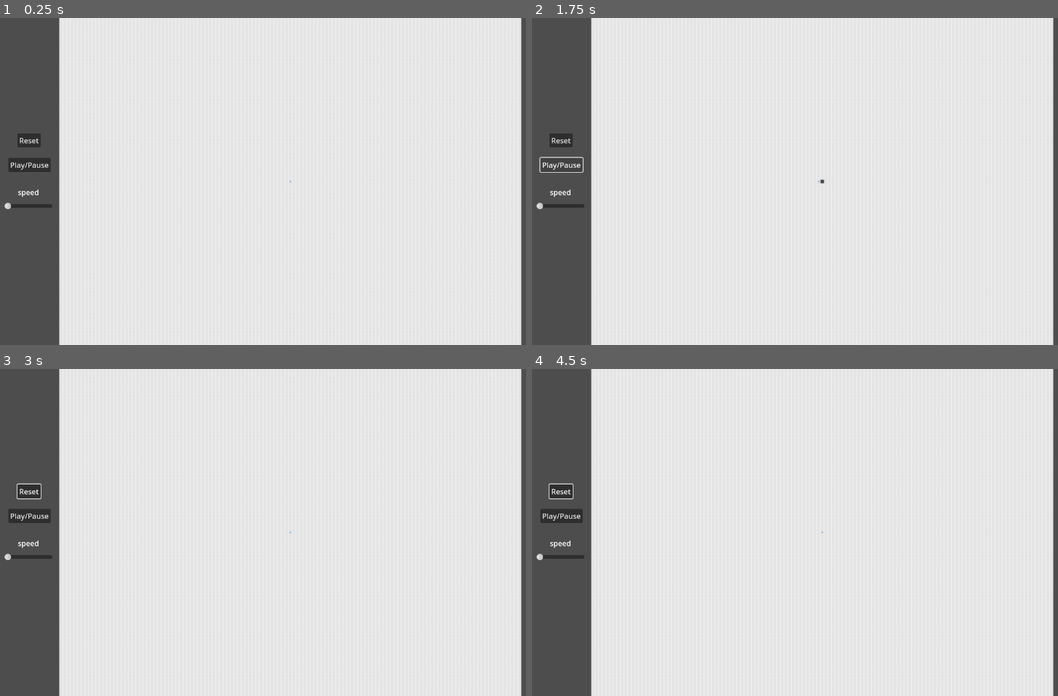
Above: before the commit, frames 1-4 (two rows, left to right).
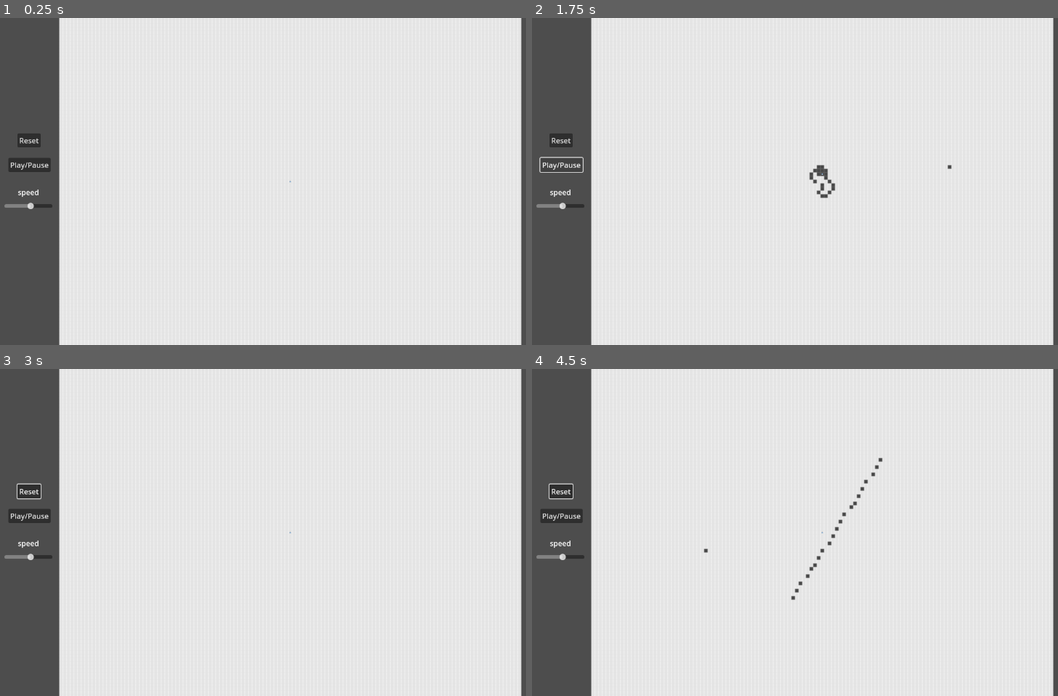
Above: after the commit, the same moments.

Repository: toucam87/LangtonAnts
Game: Godot game, scene res://Main Scene/world.tscn
Same seed, same stepped clock (60 frames per second), same inputs: the game is played once before the commit and once after it.
Inputs (mouse positions are in pixels of both pictures, inside the frame that each line leads up to):
- Up to frame 1 (0.25 s): no input
- Up to frame 2 (1.75 s): tap Enter at 0.5 s; move the mouse to (952, 165) at 0.52 s; press the mouse at (952, 165) at 0.53 s; right-click (952, 165) at 0.8 s; release the mouse at (952, 165) at 1.25 s; click "Play/Pause" at 1.25 s
- Up to frame 3 (3 s): click "Reset" at 2 s; move the mouse to (173, 548) at 2.77 s; right-click (173, 548) at 2.85 s
- Up to frame 4 (4.5 s): click (705, 548) at 3.05 s; move the mouse to (879, 460) at 3.52 s; press the mouse at (879, 460) at 3.53 s; right-click (879, 460) at 3.8 s; move the mouse to (795, 597) at 4.27 s; release the mouse at (795, 597) at 4.28 s; right-click (795, 597) at 4.35 s

The runs differ from the first frame. In frame 1, less than 0.1% of the frame differs, in the area x 0-7%, y 56-59%; in frame 2, 0.3%; in frame 3, less than 0.1%; in frame 4, 0.3%, in the area x 0-67%, y 27-71%.

Commit message:
v0.0.2 painting tiles black
mouse manager singleton, which translates mouse events into global positions and pressed bools. interpolates between frames to have a smoother drawing ability.

clicking on the board now paints the tiles black.

Diff:
--- a/Board/board_tilemap.gd
+++ b/Board/board_tilemap.gd
@@ -5,6 +5,10 @@
 signal board_size_changed(size)
 
 enum {WHITE, BLACK, BLUE, RED, YELLOW, GREEN, ORANGE, PURPLE}
+
+var active_color = 1
+var is_painting_tiles = true
+var old_mouse_pos = null
 
 func initialize_map(size):
 	for i in range(size):
@@ -18,3 +22,13 @@
 
 func swap_tile(coord :Vector2i, new_color : int):
 	set_cell(0, coord, 0, Vector2i(new_color, 0))
+
+
+func _input(_event: InputEvent) -> void:
+	if Mouse.left_click_pressed == true:
+		var points_to_paint = Mouse.lerped_mouse_positions
+		points_to_paint.append(Mouse.mouse_pos)
+		for point in points_to_paint:
+			var map_point = local_to_map(to_local(point))
+			if get_cell_source_id(0, map_point) != -1:
+				swap_tile(map_point, active_color)
--- a/Board/board_tilemap.tscn
+++ b/Board/board_tilemap.tscn
@@ -7,23 +7,40 @@
 texture = ExtResource("1_wuy0l")
 texture_region_size = Vector2i(128, 128)
 0:0/0 = 0
+0:0/0/physics_layer_0/linear_velocity = Vector2(0, 0)
+0:0/0/physics_layer_0/angular_velocity = 0.0
 1:0/0 = 0
+1:0/0/physics_layer_0/linear_velocity = Vector2(0, 0)
+1:0/0/physics_layer_0/angular_velocity = 0.0
 1:0/0/custom_data_0 = 1
 2:0/0 = 0
+2:0/0/physics_layer_0/linear_velocity = Vector2(0, 0)
+2:0/0/physics_layer_0/angular_velocity = 0.0
 2:0/0/custom_data_0 = 2
 3:0/0 = 0
+3:0/0/physics_layer_0/linear_velocity = Vector2(0, 0)
+3:0/0/physics_layer_0/angular_velocity = 0.0
 3:0/0/custom_data_0 = 3
 4:0/0 = 0
+4:0/0/physics_layer_0/linear_velocity = Vector2(0, 0)
+4:0/0/physics_layer_0/angular_velocity = 0.0
 4:0/0/custom_data_0 = 4
 5:0/0 = 0
+5:0/0/physics_layer_0/linear_velocity = Vector2(0, 0)
+5:0/0/physics_layer_0/angular_velocity = 0.0
 5:0/0/custom_data_0 = 5
 6:0/0 = 0
+6:0/0/physics_layer_0/linear_velocity = Vector2(0, 0)
+6:0/0/physics_layer_0/angular_velocity = 0.0
 6:0/0/custom_data_0 = 6
 7:0/0 = 0
+7:0/0/physics_layer_0/linear_velocity = Vector2(0, 0)
+7:0/0/physics_layer_0/angular_velocity = 0.0
 7:0/0/custom_data_0 = 7
 
 [sub_resource type="TileSet" id="TileSet_etp74"]
 tile_size = Vector2i(128, 128)
+physics_layer_0/collision_layer = 1
 custom_data_layer_0/name = "ColorID"
 custom_data_layer_0/type = 2
 sources/0 = SubResource("TileSetAtlasSource_clall")
--- a/Main Scene/Camera2D.gd
+++ b/Main Scene/Camera2D.gd
@@ -1,6 +1,4 @@
 extends Camera2D
-
-
 
 func adjust_zoom(board_size):
 	if board_size <= 4:
@@ -14,6 +12,7 @@
 	else:
 		zoom = Vector2(1/16.0, 1/16.0)
 
+	Mouse.camera_zoom = 1.0 / zoom.x
 
 
 func _on_game_board_board_size_changed(size) -> void:
--- /dev/null
+++ b/Main Scene/SpeedSlider.gd
@@ -0,0 +1,5 @@
+extends HSlider
+
+
+func _ready() -> void:
+	value_changed.emit(value)
--- a/Main Scene/game_board.gd
+++ b/Main Scene/game_board.gd
@@ -39,7 +39,7 @@
 	board.swap_tile(coordinate, new_color)
 
 
-func _on_ant_move_requested(ant, old_coordinate, requested_coordinate) -> void:
+func _on_ant_move_requested(_ant, _old_coordinate, requested_coordinate) -> void:
 	if board.get_cell_source_id(0, requested_coordinate) != -1 :
 		place_ant(requested_coordinate)
 
--- a/Main Scene/world.tscn
+++ b/Main Scene/world.tscn
@@ -1,7 +1,8 @@
-[gd_scene load_steps=3 format=3 uid="uid://bwwgw81vfedfh"]
+[gd_scene load_steps=4 format=3 uid="uid://bwwgw81vfedfh"]
 
 [ext_resource type="Script" path="res://Main Scene/Camera2D.gd" id="1_33pa6"]
 [ext_resource type="PackedScene" uid="uid://c8sm1h0ecovfc" path="res://Main Scene/game_board.tscn" id="1_37bbv"]
+[ext_resource type="Script" path="res://Main Scene/SpeedSlider.gd" id="3_wmstk"]
 
 [node name="World" type="Node"]
 
@@ -21,7 +22,8 @@
 offset_bottom = 448.0
 min_value = 1.0
 max_value = 10.0
-value = 1.0
+value = 6.0
+script = ExtResource("3_wmstk")
 
 [node name="SpeedLabel" type="Label" parent="CanvasLayer/SpeedSlider"]
 layout_mode = 0
--- /dev/null
+++ b/Singletons/mouse.gd
@@ -0,0 +1,38 @@
+extends Node
+
+
+var mouse_pos
+var old_mouse_pos
+var lerped_mouse_positions : PackedVector2Array
+var left_click_pressed = false
+var right_click_pressed = false
+var camera_zoom = 1.0
+
+
+func _input(event):
+	if event is InputEventMouse:
+		mouse_pos = viewport_to_global(event.position)
+		if old_mouse_pos is Vector2 and old_mouse_pos != mouse_pos:
+			for i in range(1,20):
+				var lerped_pos = old_mouse_pos.lerp(mouse_pos, i/20.0)
+				lerped_mouse_positions.append(lerped_pos)
+		else:
+			lerped_mouse_positions.clear()
+	old_mouse_pos = mouse_pos
+
+	if event.is_action_pressed("left click"):
+		left_click_pressed = true
+	if event.is_action_released("left click"):
+		left_click_pressed = false
+	if event.is_action_pressed("right click"):
+		right_click_pressed = true
+	if event.is_action_released("right click"):
+		right_click_pressed = false
+#
+#	print("Left Clicked : ", left_click_pressed)
+#	print("Right Clicked : ", right_click_pressed)
+#	print("Mouse Motion at: ", mouse_position)
+
+func viewport_to_global(viewport_pos: Vector2):
+	var centered_pos = viewport_pos - 1/2.0 * Vector2(ProjectSettings.get_setting("display/window/size/viewport_width"),ProjectSettings.get_setting("display/window/size/viewport_height"))
+	return camera_zoom * centered_pos
--- /dev/null
+++ b/Singletons/mouse.tscn
@@ -0,0 +1,6 @@
+[gd_scene load_steps=2 format=3 uid="uid://cbquj63ci2clq"]
+
+[ext_resource type="Script" path="res://Singletons/mouse.gd" id="1_vgocs"]
+
+[node name="Mouse" type="Node"]
+script = ExtResource("1_vgocs")
--- a/project.godot
+++ b/project.godot
@@ -14,11 +14,28 @@
 run/main_scene="res://Main Scene/world.tscn"
 config/features=PackedStringArray("4.0", "Mobile")
 
+[autoload]
+
+Mouse="*res://Singletons/mouse.tscn"
+
 [display]
 
 window/size/viewport_width=1280
 window/size/viewport_height=720
 
+[input]
+
+"left click"={
+"deadzone": 0.5,
+"events": [Object(InputEventMouseButton,"resource_local_to_scene":false,"resource_name":"","device":-1,"window_id":0,"alt_pressed":false,"shift_pressed":false,"ctrl_pressed":false,"meta_pressed":false,"button_mask":0,"position":Vector2(0, 0),"global_position":Vector2(0, 0),"factor":1.0,"button_index":1,"pressed":false,"double_click":false,"script":null)
+]
+}
+"right click"={
+"deadzone": 0.5,
+"events": [Object(InputEventMouseButton,"resource_local_to_scene":false,"resource_name":"","device":-1,"window_id":0,"alt_pressed":false,"shift_pressed":false,"ctrl_pressed":false,"meta_pressed":false,"button_mask":0,"position":Vector2(0, 0),"global_position":Vector2(0, 0),"factor":1.0,"button_index":2,"pressed":false,"double_click":false,"script":null)
+]
+}
+
 [rendering]
 
 renderer/rendering_method="mobile"
